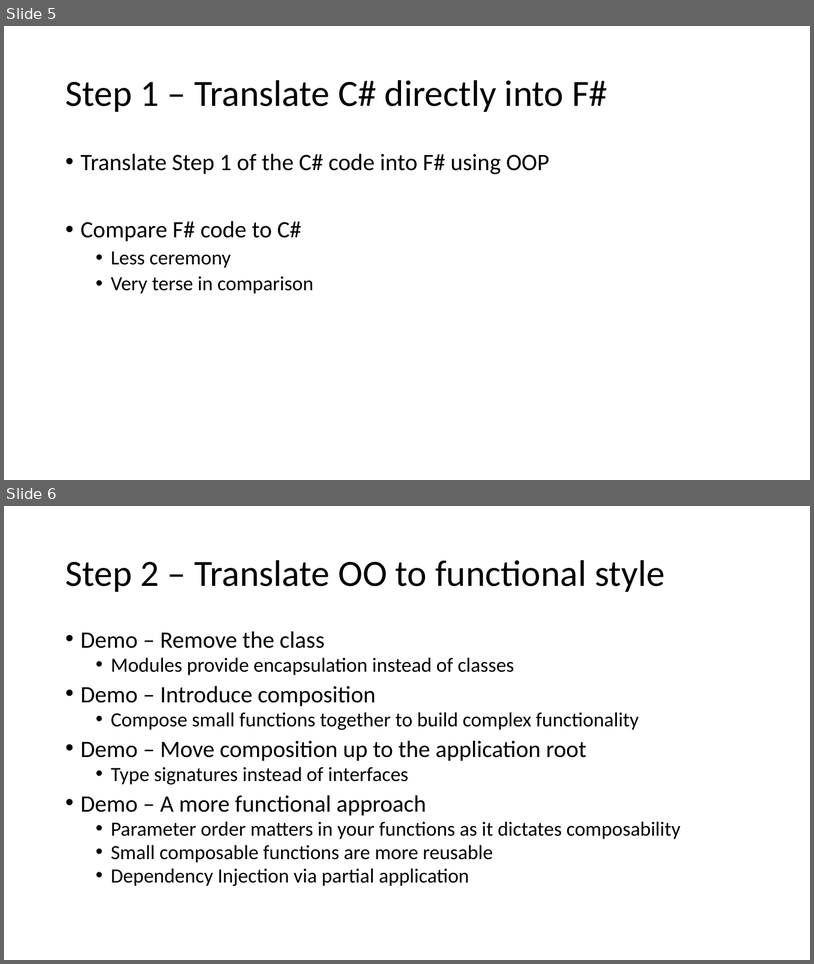
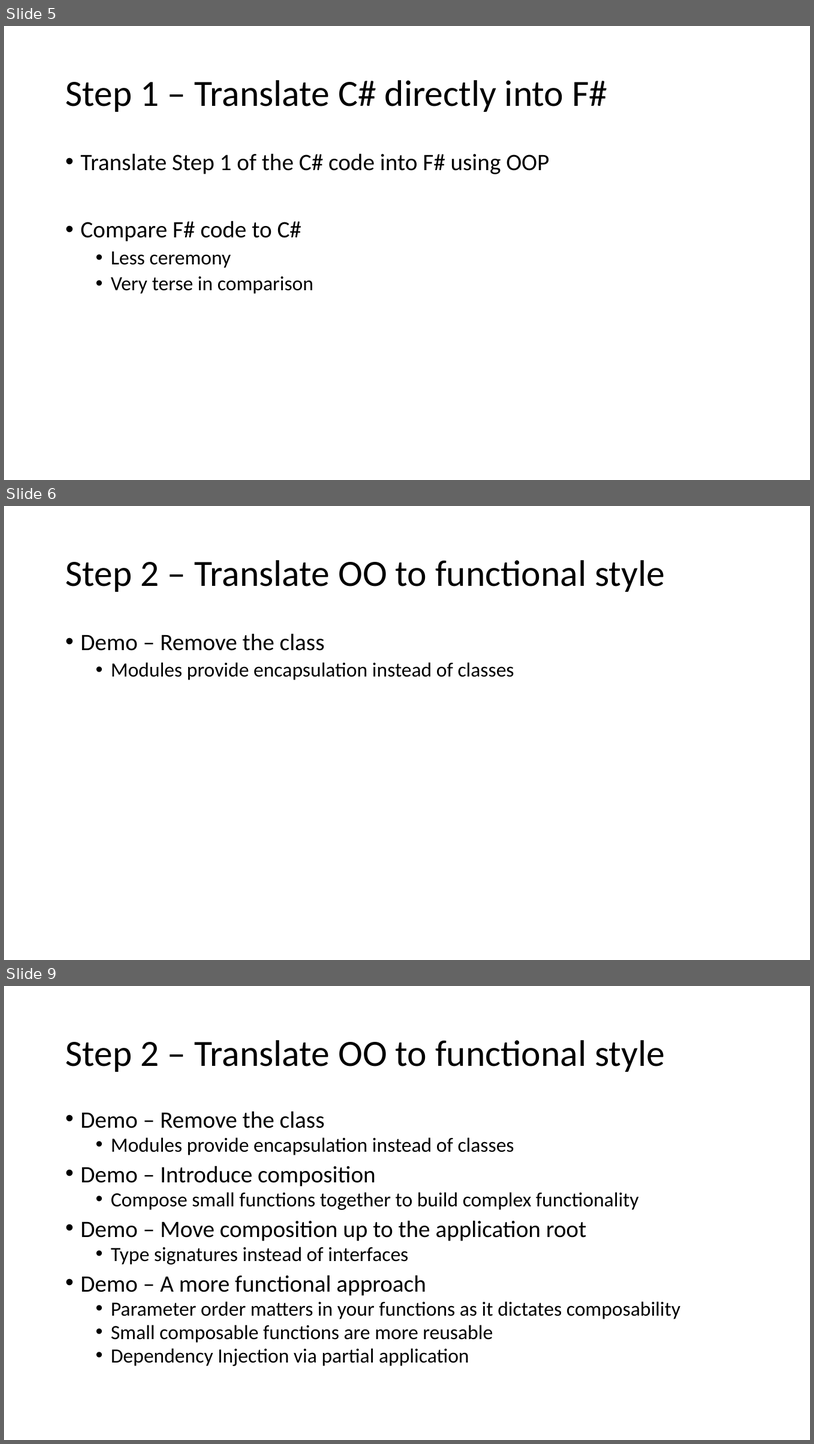
Before and after one commit to kiwicayne/fsharp-di-talk, a slide deck: Presentation.pptx. Shown one above the other, each under a label of ours: slides 5 and 6 before the commit, slides 5, 6 and 9 after it; the slides between them are not shown. The pictures are 814x964 and 814x1444 pixels, drawn with LibreOffice and Linux fonts; fonts in the diff are those of the drawing. Boxes give left, top, right and bottom in pixels: in the first picture for what was removed or moved away, otherwise in the second. Text is boxed around its words. In the diff, an @@ line names an element or a change of style, - is before the commit and + after.

```diff
--- a/Presentation.pptx
+++ b/Presentation.pptx
@@ slide 6 added at (4,506,810,960), background #FFFFFF @@
@@ title added at (65,560,665,592), 44 pt, text #000000 @@
+Step 2 – Translate OO to functional style
@@ text added at (81,633,515,680), 24 pt, text #000000 @@
+• Demo – Remove the class
+  • Modules provide encapsulation instead of classes
@@ what was slide 6 is now slide 9 @@
```
Also in this commit, not shown: 1 slide changed, 2 other slides added, 1 other file.
